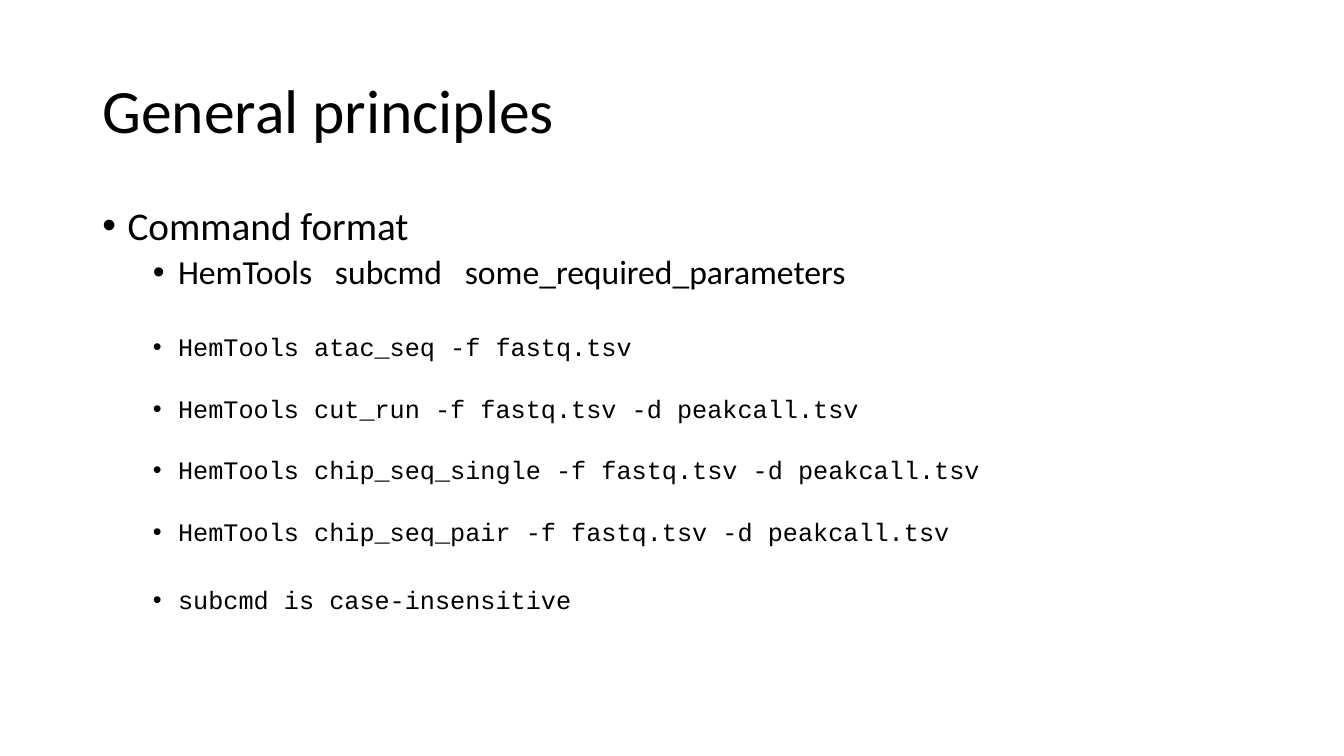
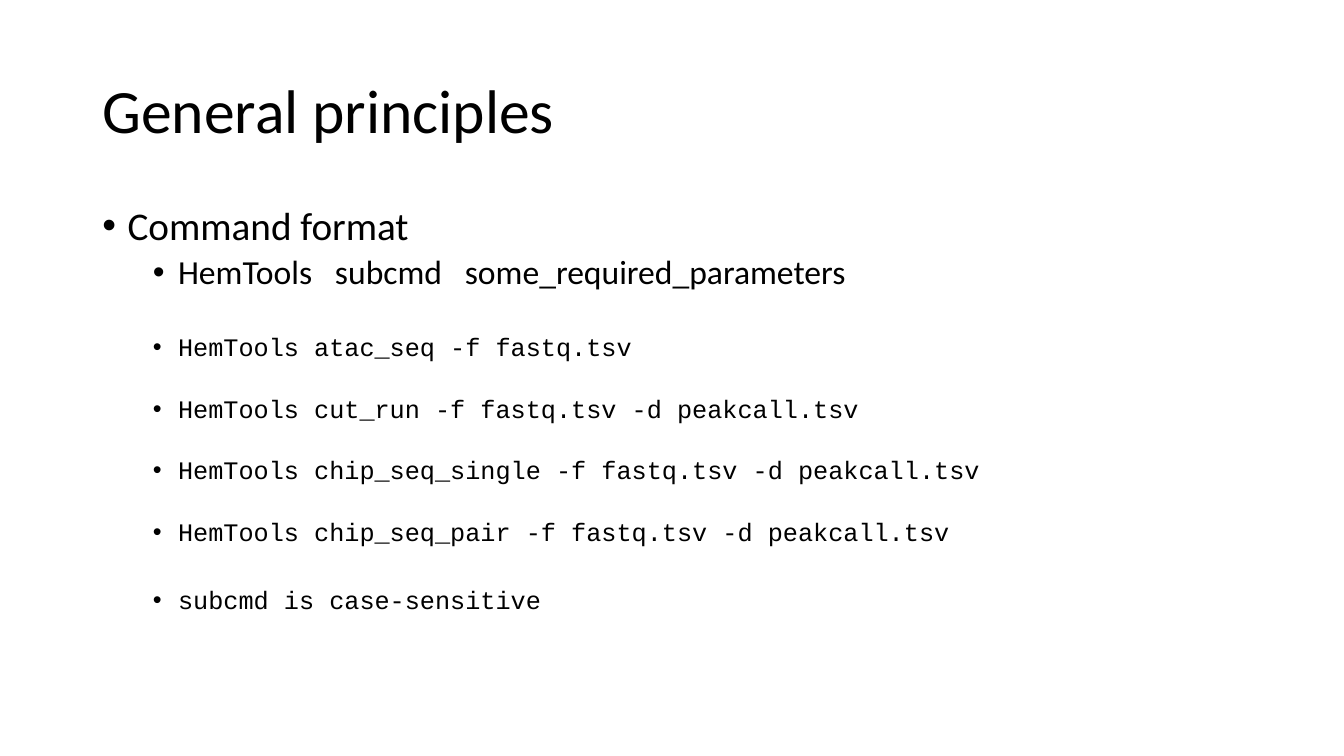
Before and after one commit to YichaoOU/HemTools, a slide deck: slide 17 of HemTools Tutorial.pptx (slide 14 before the commit). Drawn at 1344x756 pixels with LibreOffice and Linux fonts; fonts in the diff are those of the drawing. Boxes give left, top, right and bottom in pixels: in the first picture for what was removed or moved away, otherwise in the second. Text is boxed around its words. In the diff, an @@ line names an element or a change of style, - is before the commit and + after.

```diff
--- a/HemTools Tutorial.pptx
+++ b/HemTools Tutorial.pptx
@@ text at [178,591,541,610]: text changed @@
-  • subcmd is case-insensitive
+  • subcmd is case-sensitive
```
Also in this commit, not shown: 8 other slides changed, 6 slides added, 3 other files.
